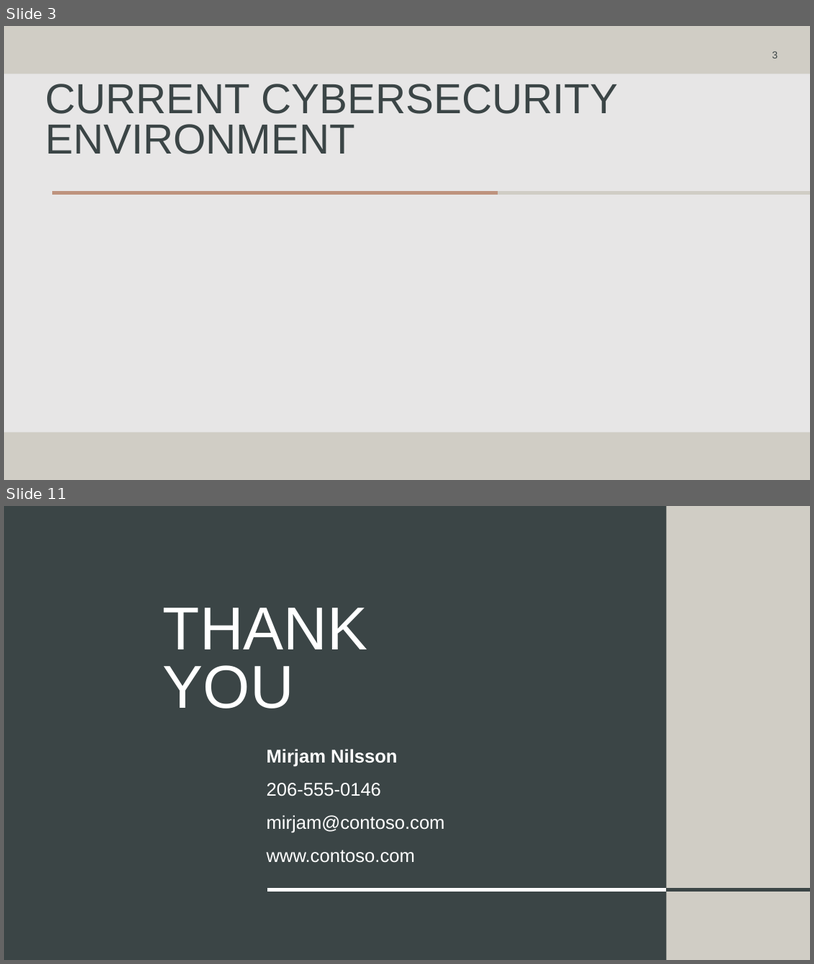
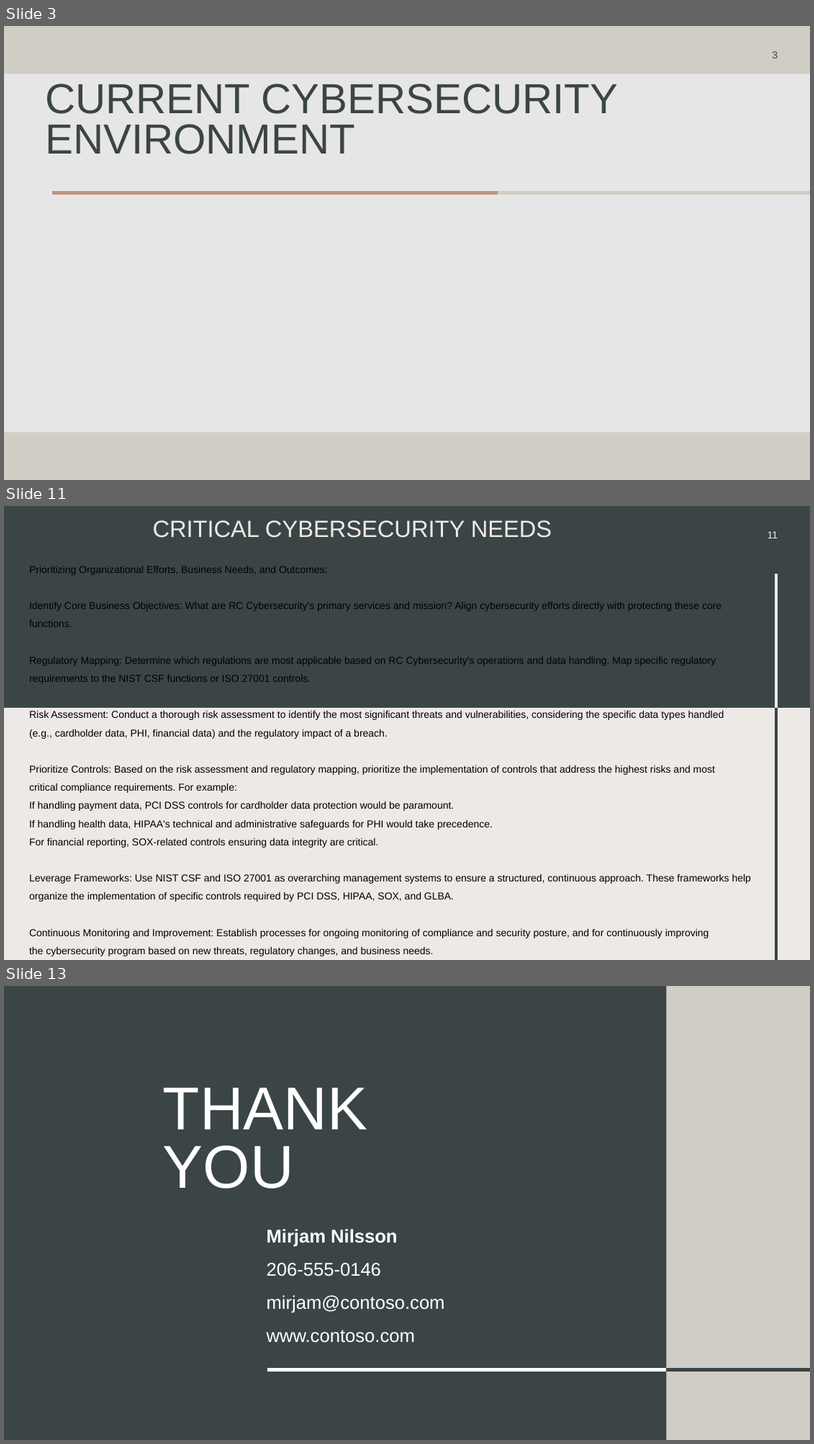
Before and after one commit to rcoon1/GCU-Masters, a slide deck: CYB-690/Topic 2/Security Framework RCoon.pptx. Shown one above the other, each under a label of ours: slides 3 and 11 before the commit, slides 3, 11 and 13 after it; the slides between them are not shown. The pictures are 814x964 and 814x1444 pixels, drawn with LibreOffice and Linux fonts; fonts in the diff are those of the drawing. Boxes give left, top, right and bottom in pixels: in the first picture for what was removed or moved away, otherwise in the second. Text is boxed around its words. In the diff, an @@ line names an element or a change of style, - is before the commit and + after.

```diff
--- a/CYB-690/Topic 2/Security Framework RCoon.pptx
+++ b/CYB-690/Topic 2/Security Framework RCoon.pptx
@@ slide 11 added at [4, 506, 810, 960], background #EDE9E6 @@
@@ rectangle added at [4, 506, 810, 708], fill #3B4546 @@
@@ title added at [153, 520, 552, 538], 28 pt, text #EDE9E6 @@
+CRITICAL CYBERSECURITY NEEDS
@@ page number added at [768, 531, 778, 538], 12 pt, text #EDE9E6 @@
+11
@@ text added at [29, 566, 751, 956], 12 pt, text #000000 @@
+Prioritizing Organizational Efforts, Business Needs, and Outcomes:
+Identify Core Business Objectives: What are RC Cybersecurity's primary services and mission? Align cybersecurity efforts directly with protecting these core functions.
+Regulatory Mapping: Determine which regulations are most applicable based on RC Cybersecurity's operations and data handling. Map specific regulatory requirements to the NIST CSF functions or ISO 27001 controls.
+Risk Assessment: Conduct a thorough risk assessment to identify the most significant threats and vulnerabilities, considering the specific data types handled (e.g., cardholder data, PHI, financial data) and the regulatory impact of a breach.
+Prioritize Controls: Based on the risk assessment and regulatory mapping, prioritize the implementation of controls that address the highest risks and most critical compliance requirements. For example:
+If handling payment data, PCI DSS controls for cardholder data protection would be paramount.
+If handling health data, HIPAA's technical and administrative safeguards for PHI would take precedence.
+For financial reporting, SOX-related controls ensuring data integrity are critical.
+Leverage Frameworks: Use NIST CSF and ISO 27001 as overarching management systems to ensure a structured, continuous approach. These frameworks help organize the implementation of specific controls required by PCI DSS, HIPAA, SOX, and GLBA.
+Continuous Monitoring and Improvement: Establish processes for ongoing monitoring of compliance and security posture, and for continuously improving the cybersecurity program based on new threats, regulatory changes, and business needs.
@@ line added from (777, 708) to (777, 574), #EDE9E6 3.5 pt @@
@@ line added from (777, 960) to (777, 708), #3B4546 3.5 pt @@
@@ what was slide 11 is now slide 13 @@
```
Also in this commit, not shown: 8 other slides added, 7 slides removed.
